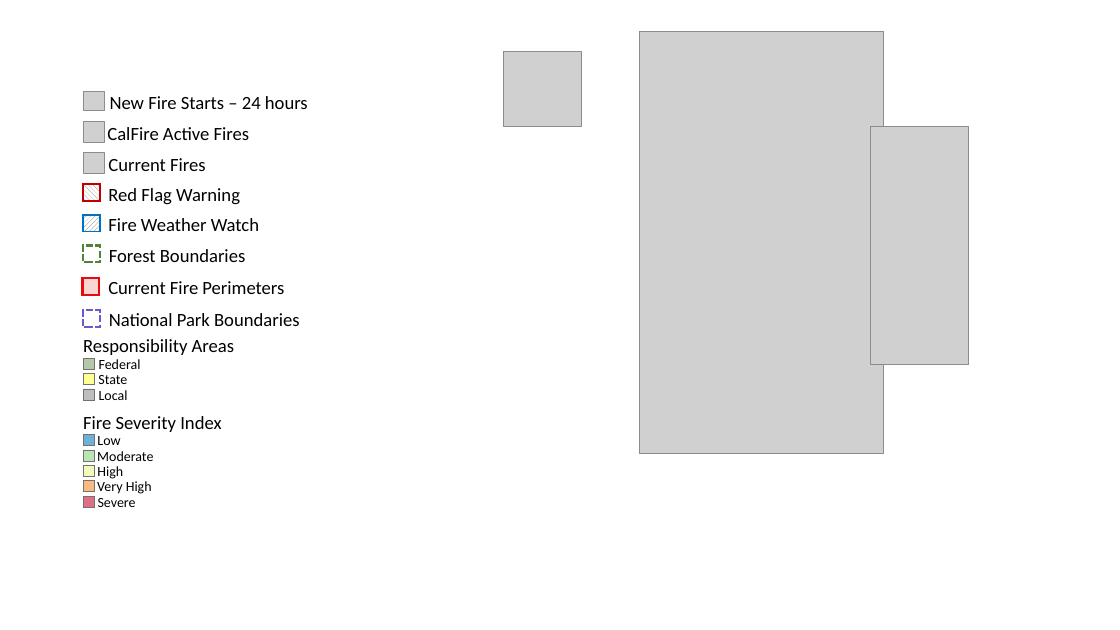
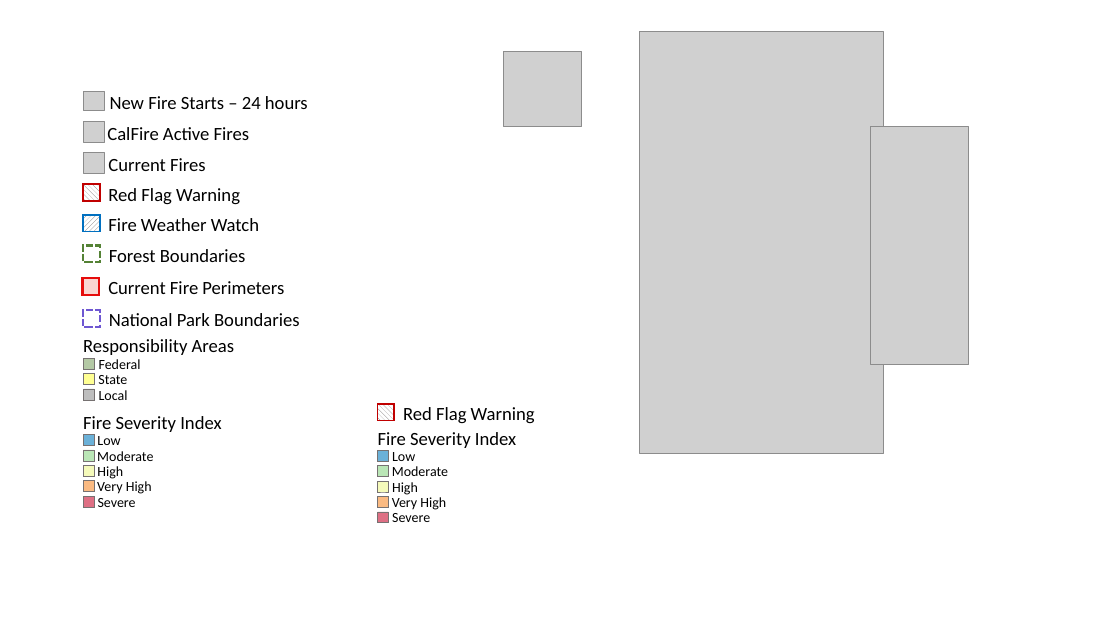
Before and after one commit to luckydsf/firealertmap, a slide deck: slide 1 of img/legend.pptx. Drawn at 1120x630 pixels with LibreOffice and Linux fonts; fonts in the diff are those of the drawing; grey boxes stand for pictures. Boxes give left, top, right and bottom in pixels: in the first picture for what was removed or moved away, otherwise in the second. Text is boxed around its words. In the diff, an @@ line names an element or a change of style, - is before the commit and + after.

```diff
--- a/img/legend.pptx
+++ b/img/legend.pptx
@@ group added at (378,404,535,523): 7 texts, 6 rectangles @@
+Low
+Moderate
+High
+Very High
+Severe
+Fire Severity Index
+Red Flag Warning
```
Also in this commit, not shown: 1 slide added, 22 other files.
